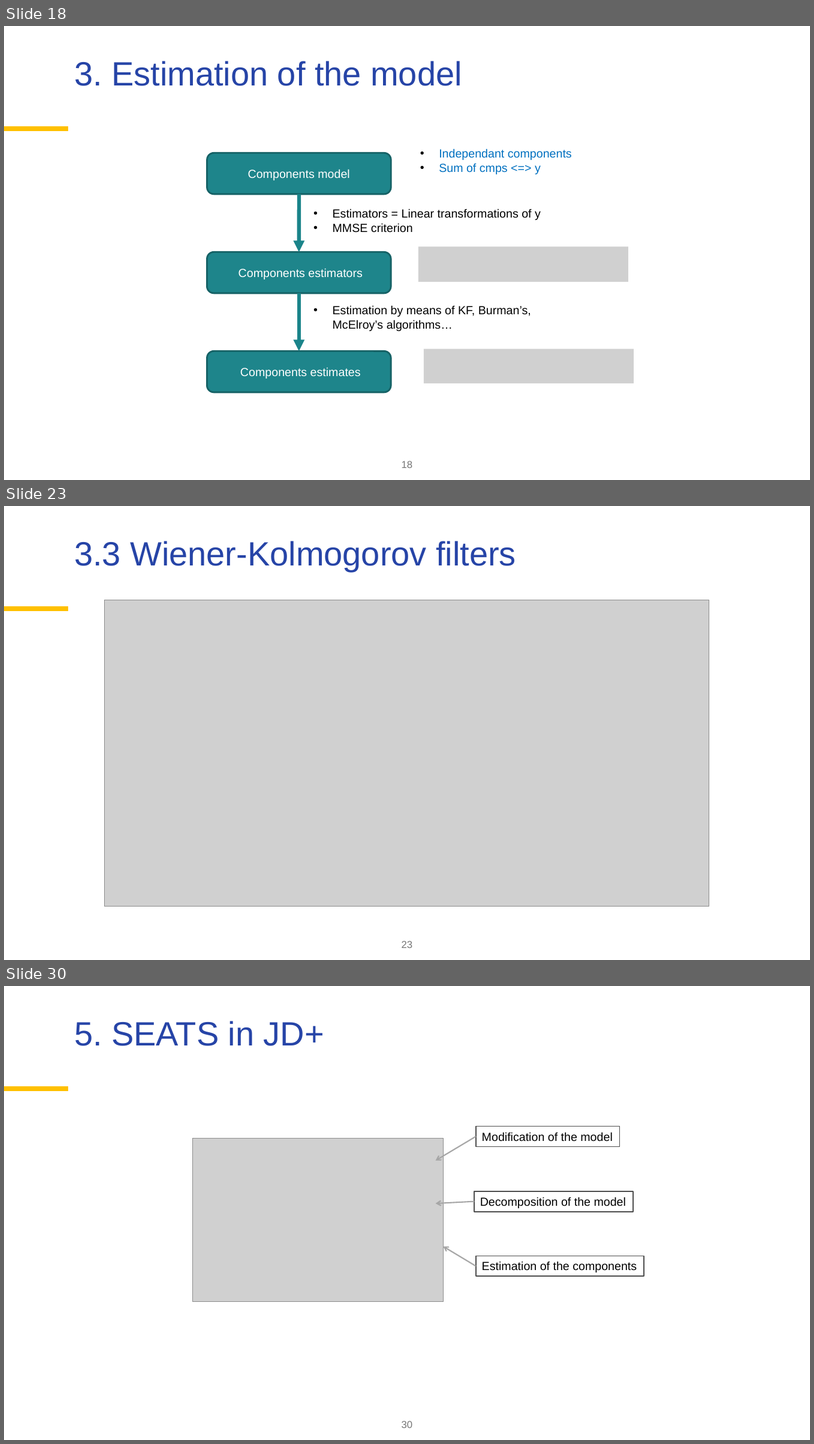
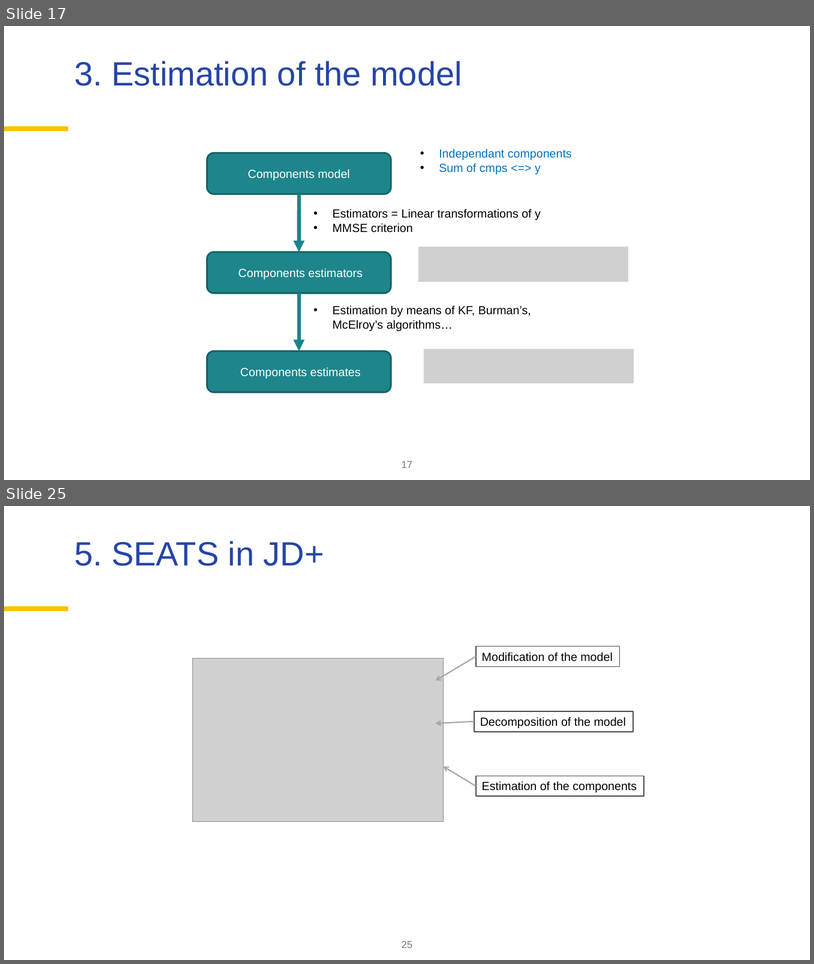
Before and after one commit to palatej/ESTP2026, a slide deck: 3.2 SEATS.pptx. Shown one above the other, each under a label of ours: slides 18, 23 and 30 before the commit, slides 17 and 25 after it; the slides between them are not shown. The pictures are 814x1444 and 814x964 pixels, drawn with LibreOffice and Linux fonts; fonts in the diff are those of the drawing; grey boxes stand for pictures; background and template pictures are left out. Boxes give left, top, right and bottom in pixels: in the first picture for what was removed or moved away, otherwise in the second. Text is boxed around its words. In the diff, an @@ line names an element or a change of style, - is before the commit and + after.

```diff
--- a/3.2 SEATS.pptx
+++ b/3.2 SEATS.pptx
@@ slide 23 removed at <box>4,506,810,960</box>, background #FFFFFF; not listed: 1 template element that a slide beside it also shows @@
@@ title removed at <box>74,541,516,571</box> @@
-3.3 Wiener-Kolmogorov filters
@@ picture removed at <box>105,600,710,906</box> @@
@@ page number removed at <box>402,940,413,948</box> @@
-23
@@ what was slide 18 is now slide 17 @@
@@ page number at <box>402,460,413,468</box>: text changed @@
-18
+17
@@ what was slide 30 is now slide 25 @@
@@ page number at <box>402,940,413,948</box>: text changed @@
-30
+25
```
Also in this commit, not shown: 10 slides changed, 1 slide added, 5 other slides removed, 3 other files.
